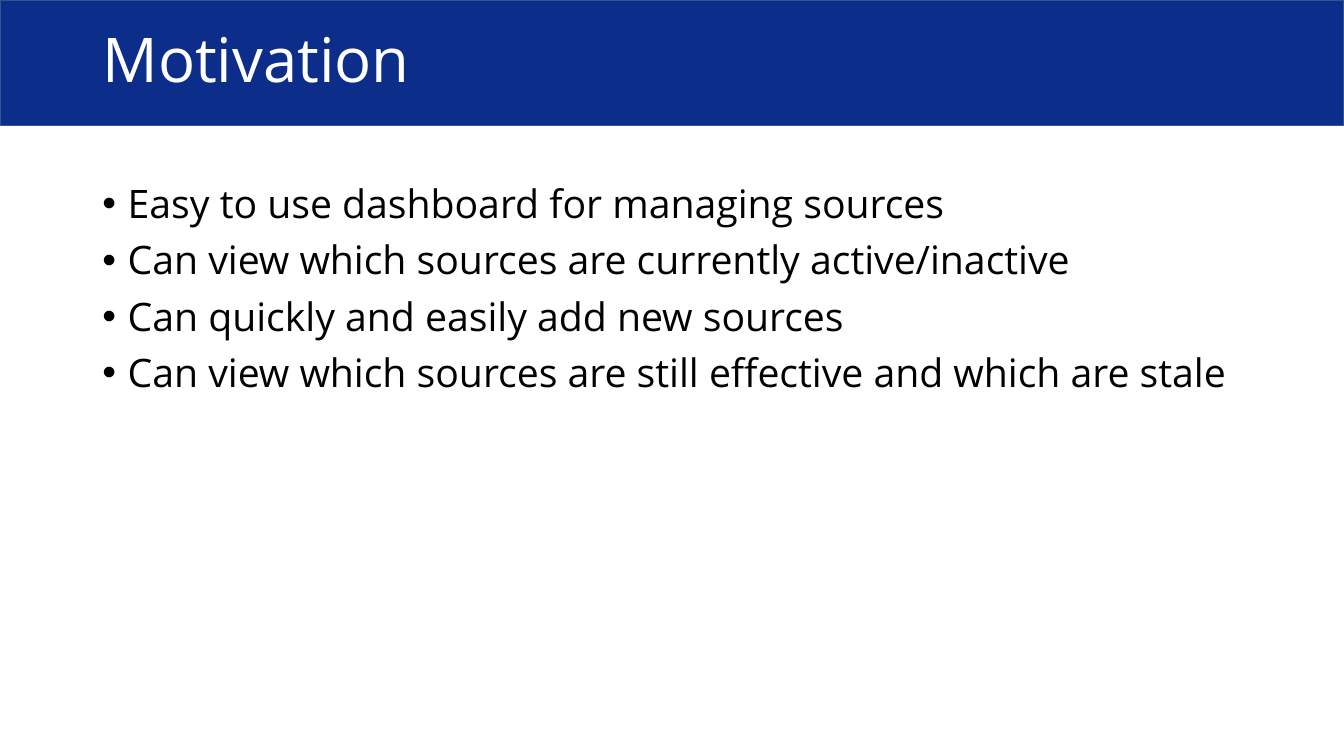
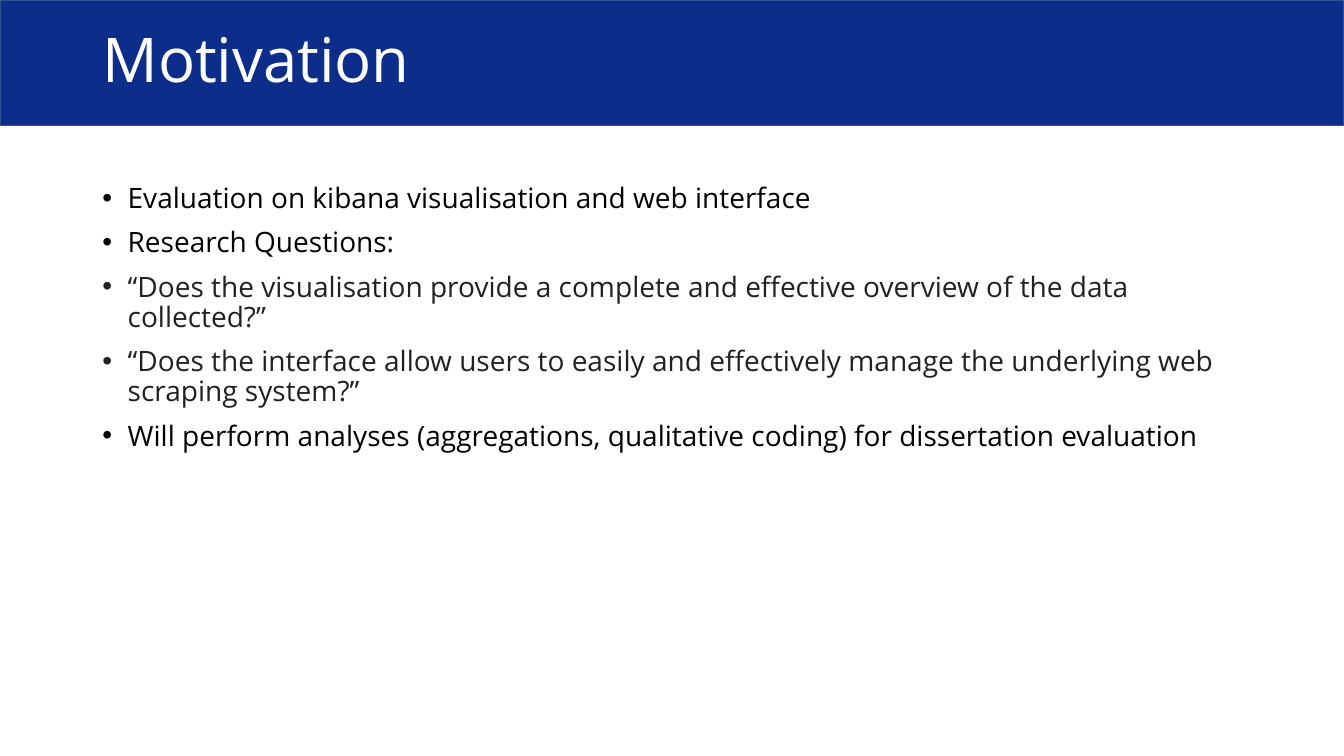
Before and after one commit to Adamanatite/nlp-global-news-monitor, a slide deck: slide 6 of research/Usability Testing Presentation.pptx (slide 4 before the commit). Drawn at 1344x756 pixels with LibreOffice and Linux fonts; fonts in the diff are those of the drawing. Boxes give left, top, right and bottom in pixels: in the first picture for what was removed or moved away, otherwise in the second. Text is boxed around its words. In the diff, an @@ line names an element or a change of style, - is before the commit and + after.

```diff
--- a/research/Usability Testing Presentation.pptx
+++ b/research/Usability Testing Presentation.pptx
@@ text at (128, 186, 1213, 453): text changed; size 28 to 20 pt; text colour #000000 to #202124 @@
-• Easy to use dashboard for managing sources
-• Can view which sources are currently active/inactive
-• Can quickly and easily add new sources
-• Can view which sources are still effective and which are stale
+• Evaluation on kibana visualisation and web interface
+• Research Questions:
+• “Does the visualisation provide a complete and effective overview of the data collected?”
+• “Does the interface allow users to easily and effectively manage the underlying web scraping system?”
+• Will perform analyses (aggregations, qualitative coding) for dissertation evaluation
```
Also in this commit, not shown: 1 other slide changed, 8 slides added, 1 slide removed, 1 other file.
